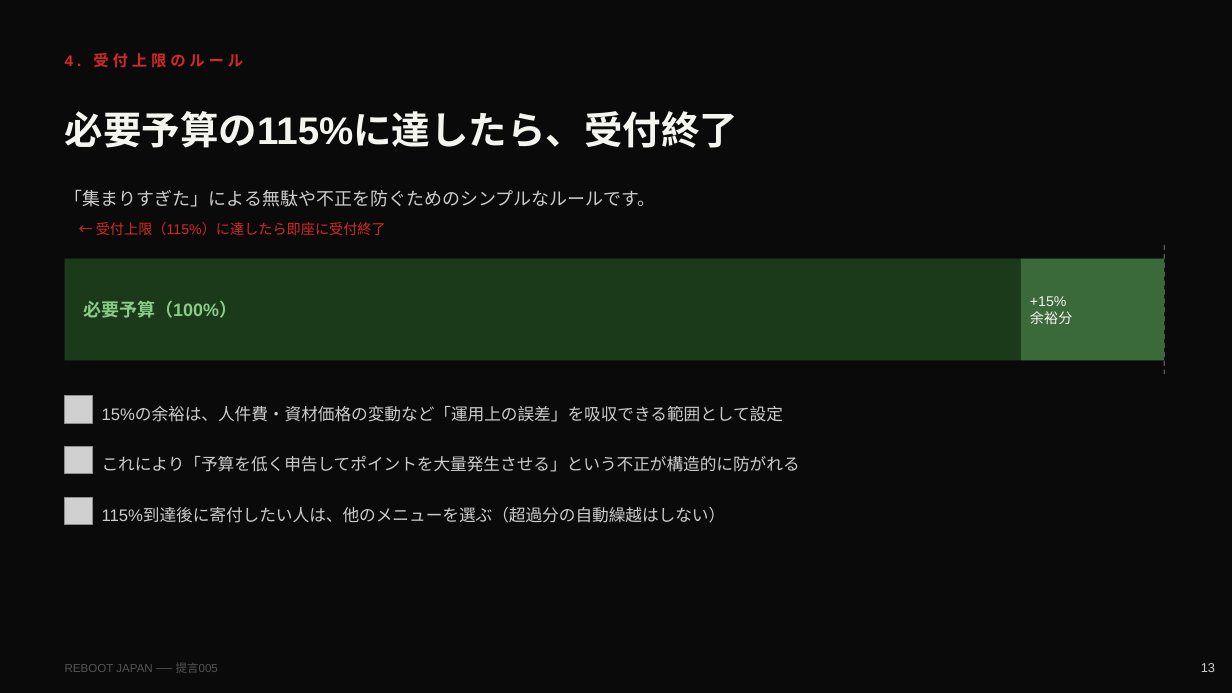
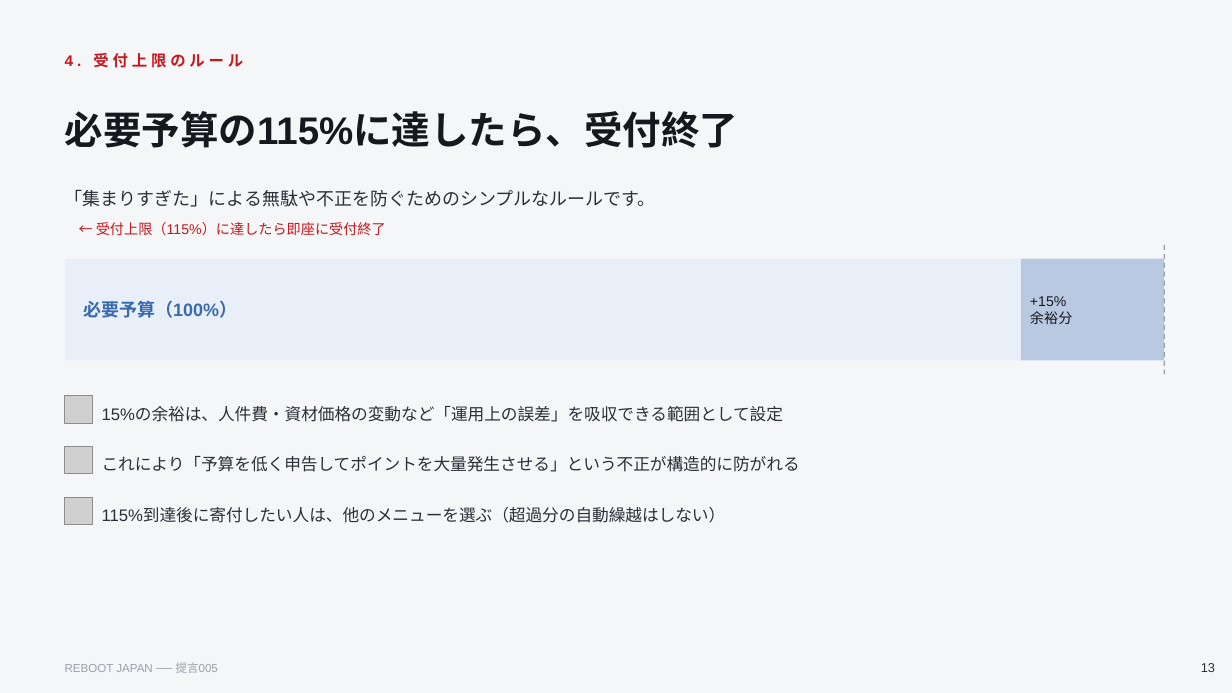
Before and after one commit to penny-wise-rgb/reboot-japan, a slide deck: slide 13 of policy/proposal_005.pptx. Drawn at 1232x693 pixels with LibreOffice and Linux fonts; fonts in the diff are those of the drawing; grey boxes stand for pictures. Boxes give left, top, right and bottom in pixels: in the first picture for what was removed or moved away, otherwise in the second. Text is boxed around its words. In the diff, an @@ line names an element or a change of style, - is before the commit and + after.

```diff
--- a/policy/proposal_005.pptx
+++ b/policy/proposal_005.pptx
@@ background #0A0A0A to #F5F6F8 @@
@@ text "4. 受付上限のルール" at [65,53,243,68]: text colour #D62828 to #C8161D @@
@@ text "必要予算の115%に達したら、受付終了" at [65,111,739,148]: text colour #F5F5F0 to #16181D @@
@@ text "← 受付上限（115%）に達したら即座に受付終了" at [96,222,386,235]: text colour #D62828 to #C8161D @@
@@ rectangle at [65,259,1165,360]: fill #1A1A1A to #FFFFFF @@
@@ rectangle at [65,259,1021,360]: fill #1A3A1A to #E9EFF8 @@
@@ text "必要予算（100%）" at [83,300,237,318]: text colour #88CC88 to #3A6AAE @@
@@ rectangle at [1021,259,1165,360]: fill #3A6A3A to #B9C9E2 @@
@@ text "+15%" at [1030,296,1072,324]: text colour #F5F5F0 to #16181D @@
@@ line (1165, 245) - (1165, 374): stroke #555555 1 pt dashed to #9AA0AA 1 pt dashed @@
@@ text colour #CCCCCC to #2B2F36 in 5 elements at [1201,663,1215,672], [65,189,656,207], [102,406,783,422], [102,456,800,472], [102,508,726,523] @@
@@ text "REBOOT JAPAN ── 提言005" at [65,662,218,673]: text colour #555555 to #9AA0AA @@
```
Also in this commit, not shown: 21 other slides changed, 12 other files.
